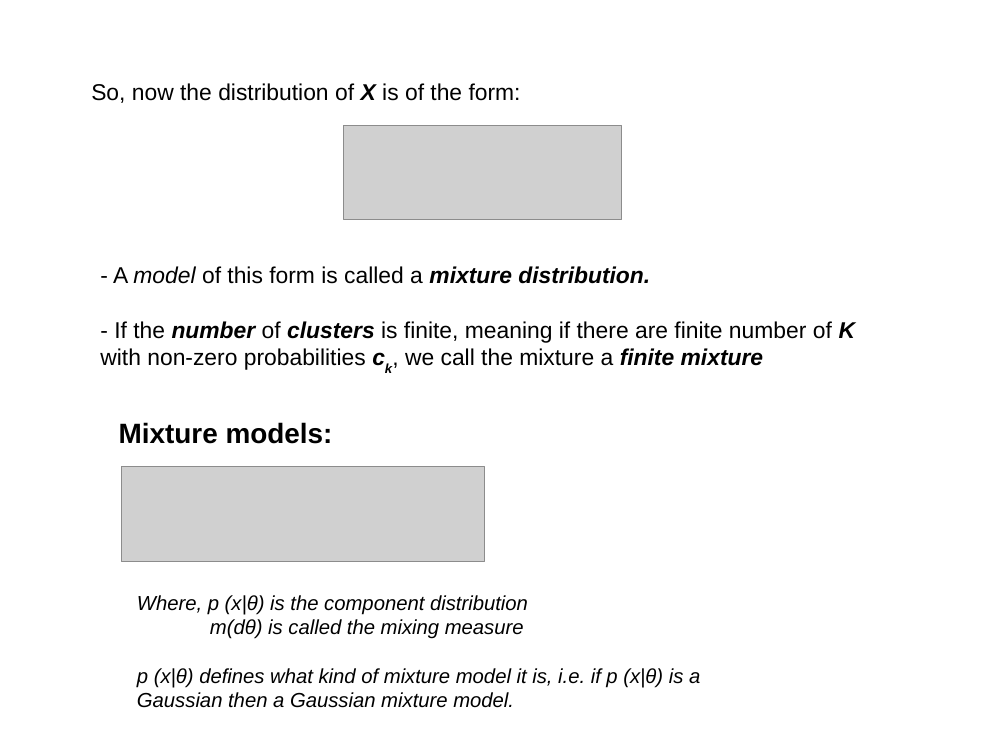
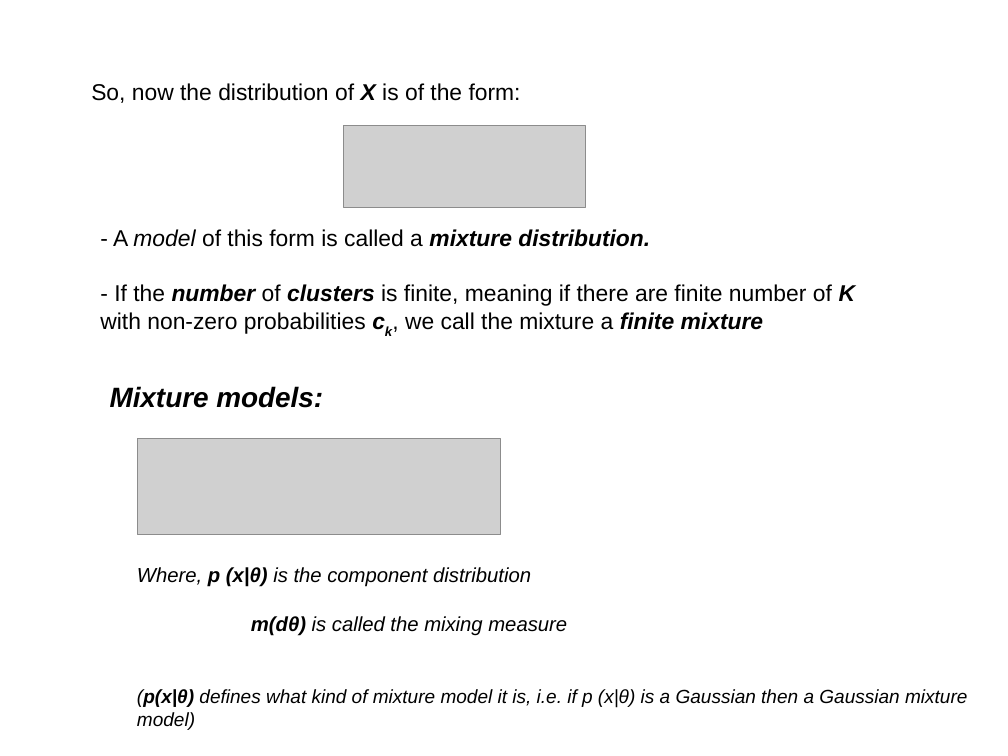
Before and after one commit to afcarl/Dirichlet_Processes, a slide deck: slide 5 of version_2.odp. Drawn at 1008x756 pixels with LibreOffice and Linux fonts; fonts in the diff are those of the drawing; grey boxes stand for pictures. Boxes give left, top, right and bottom in pixels: in the first picture for what was removed or moved away, otherwise in the second. Text is boxed around its words. In the diff, an @@ line names an element or a change of style, - is before the commit and + after.

Commit message:
fixed minor formatting

```diff
--- a/version_2.odp
+++ b/version_2.odp
@@ picture: place and size @@
-picture at (344, 125, 622, 220)
+picture at (344, 125, 585, 208)
@@ text "- A model of this ...": place and size @@
-text "- A model of this ..." at (100, 266, 856, 370)
+text "- A model of this ..." at (100, 229, 856, 334)
@@ text "Mixture models:": place and size @@
-text "Mixture models:" at (119, 422, 333, 444)
+text "Mixture models:" at (110, 386, 323, 408)
@@ text "Mixture models:" at (110, 386, 323, 408): italic on @@
@@ picture: place and size @@
-picture at (122, 466, 485, 562)
+picture at (137, 439, 500, 534)
@@ text "Where, p (x|θ) is the ...": place and size @@
-text "Where, p (x|θ) is the ..." at (137, 595, 700, 708)
+text "Where, p (x|θ) is the ..." at (137, 567, 967, 730)
@@ text at (137, 567, 567, 636): bold on in "p (x|θ)", "m(dθ)" @@
@@ text at (137, 689, 967, 730): text changed; size 16 to 15 pt @@
-p (x|θ) defines what kind of mixture model it is, i.e. if p (x|θ) is a Gaussian then a Gaussian mixture model.
+(p(x|θ) defines what kind of mixture model it is, i.e. if p (x|θ) is a Gaussian then a Gaussian mixture model)
```
Also in this commit, not shown: 11 other slides changed, 1 slide added, 1 slide removed.
